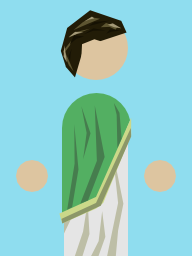
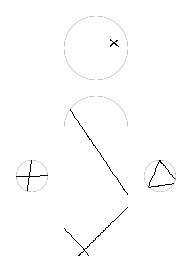
Before/after of a 192 × 256 layered artwork. What changed in the layer stack:
hid group "Layer 7" (3 layers) over [0, 0, 192, 256]
showed group "Patterns" (3 layers) over [0, 0, 192, 256]
added layer "Layer 9" (2nd of 2, in "Patterns") in group "Patterns" over [0, 0, 192, 256]
hid "Background" over [0, 0, 192, 256]
